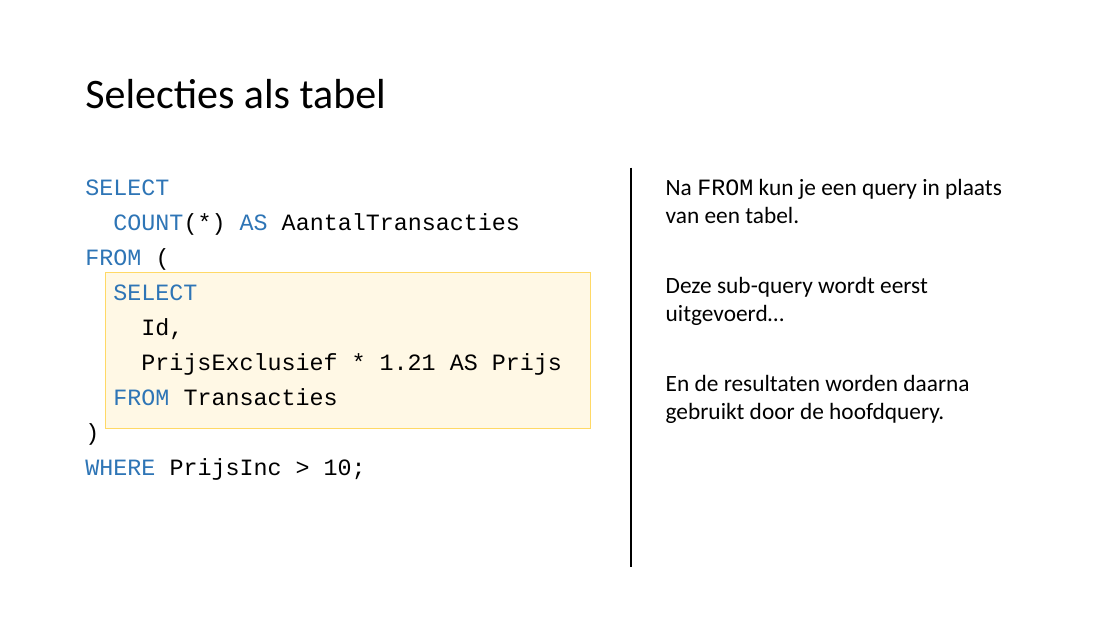
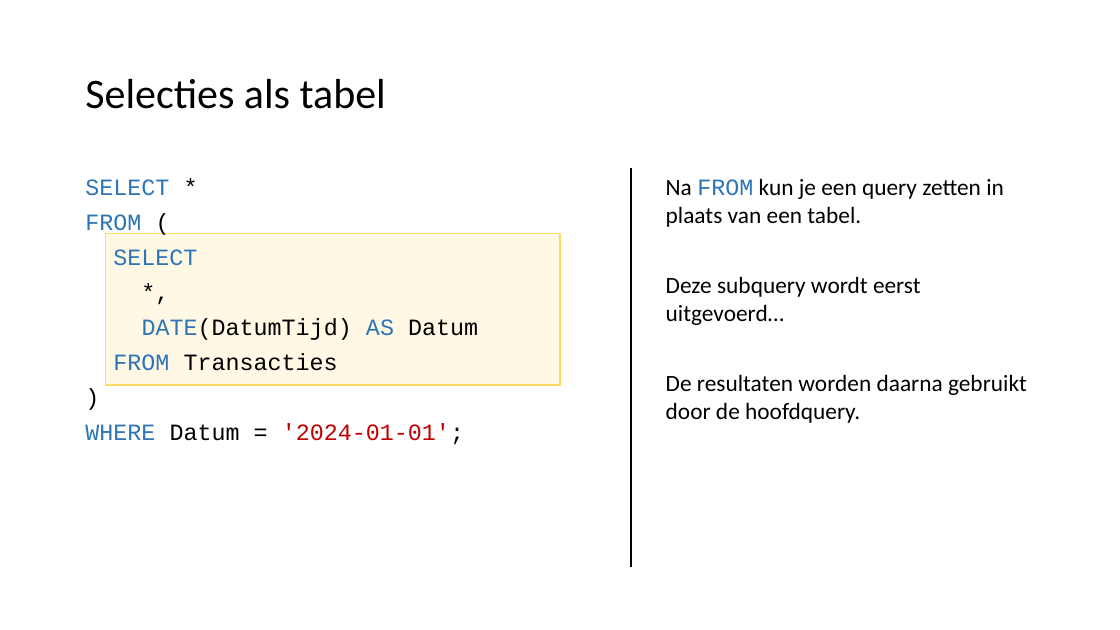
Before and after one commit to LFKoning/knowledge-sharing, a slide deck: slide 23 of sql_course/1_basics/1_basics.pptx. Drawn at 1120x630 pixels with LibreOffice and Linux fonts; fonts in the diff are those of the drawing. Boxes give left, top, right and bottom in pixels: in the first picture for what was removed or moved away, otherwise in the second. Text is boxed around its words. In the diff, an @@ line names an element or a change of style, - is before the commit and + after.

```diff
--- a/sql_course/1_basics/1_basics.pptx
+++ b/sql_course/1_basics/1_basics.pptx
@@ text at (85, 179, 169, 196): text changed; text colour #000000 to #2E75B6 @@
-SELECT
-COUNT(*) AS AantalTransacties
+SELECT *
@@ text at (666, 178, 1027, 423): text changed @@
-Na FROM kun je een query in plaats van een tabel.
-Deze sub-query wordt eerst uitgevoerd…
-En de resultaten worden daarna gebruikt door de hoofdquery.
+Na FROM kun je een query zetten in plaats van een tabel.
+Deze subquery wordt eerst uitgevoerd…
+De resultaten worden daarna gebruikt door de hoofdquery.
@@ rectangle: place and size @@
-rectangle at (106, 273, 592, 429)
+rectangle at (106, 234, 560, 385)
@@ text at (142, 318, 478, 340): text changed @@
-Id,
-PrijsExclusief * 1.21 AS Prijs
+*,
+DATE(DatumTijd) AS Datum
@@ text at (85, 423, 464, 444): text changed; text colour #000000 to #C00000 @@
-WHERE PrijsInc > 10;
+WHERE Datum = '2024-01-01';
```
Also in this commit, not shown: 38 other slides changed, 1 slide added, 29 other files.
